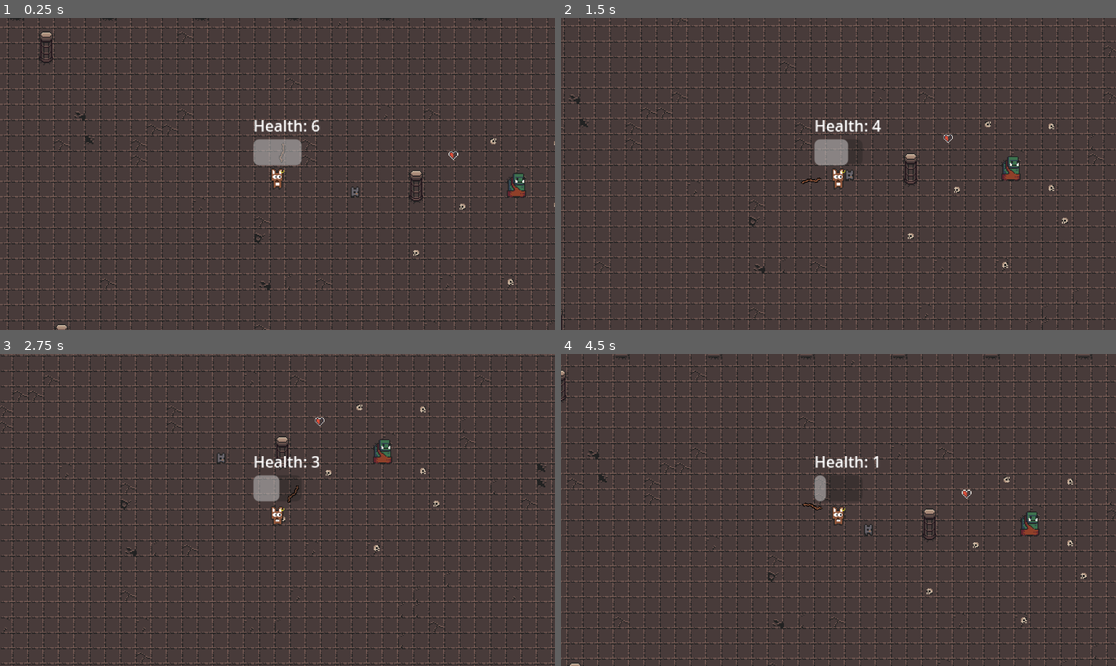
Above: before the commit, frames 1-4 (two rows, left to right).
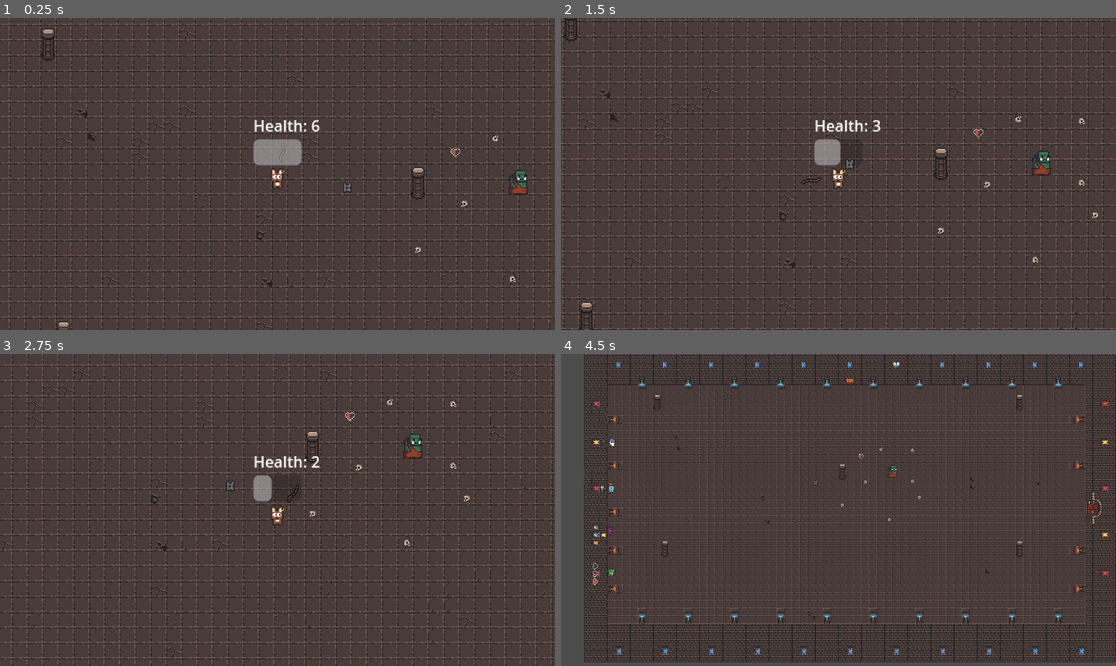
Above: after the commit, the same moments.

Repository: Naigma/proyecto_godot_2526
Game: Godot game, scene res://modules/levels/tutorial/tutorial.tscn
Same seed, same stepped clock (60 frames per second), same inputs: the game is played once before the commit and once after it. The project has no main scene, so this scene is started directly.
Inputs (mouse positions are in pixels of both pictures, inside the frame that each line leads up to):
- Up to frame 1 (0.25 s): no input
- Up to frame 2 (1.5 s): tap Enter (ui_accept) at 0.5, 0.77 s; move the mouse to (960, 158) at 0.52 s; hold D (right) 0.53-1.28 s; tap E (interact) at 0.6, 1.35 s; move the mouse to (727, 189) at 1.27 s; hold S (down) from 1.28 s (still down)
- Up to frame 3 (2.75 s): tap Enter (ui_accept) at 1.52 s; move the mouse to (333, 441) at 2.02 s; release S (down) at 2.03 s; hold D (right) from 2.03 s (still down); tap E (interact) at 2.1 s
- Up to frame 4 (4.5 s): move the mouse to (810, 572) at 2.77 s; release D (right) at 2.78 s; hold W (up) 2.78-3.53 s; tap E (interact) at 2.85, 3.6, 4.35 s; tap Enter (ui_accept) at 3.02, 3.77 s; move the mouse to (1005, 556) at 3.52 s; hold A (left) from 3.53 s (still down); move the mouse to (672, 463) at 4.27 s

The runs differ from the first frame. In frame 1, 26% of the frame differs, in the area x 0-100%, y 0-100%; in frame 2, 21%; in frame 3, 21%; in frame 4, 30%.
Error after the commit: Invalid access to property or key 'global_position' on a base object of type 'previously freed'. (res://modules/FSM/follow_state.gd:13)

Commit message:
creado estado follow y arreglillos varios

Diff:
--- /dev/null
+++ b/modules/FSM/follow_state.gd
@@ -0,0 +1,20 @@
+extends State
+class_name FollowState
+
+@export var enemy: CharacterBody2D
+@export var move_speed := 40.0
+var player: CharacterBody2D
+
+func enter():
+	player = get_tree().get_first_node_in_group("player")
+	print(player)
+
+func physics_update(_delta: float):
+	var direction = player.global_position - enemy.global_position
+
+	if direction.length() > 25:
+		enemy.velocity = direction.normalized() * move_speed
+	else:
+		enemy.velocity = Vector2.ZERO
+
+	enemy.move_and_slide()
--- a/modules/FSM/fsm.gd
+++ b/modules/FSM/fsm.gd
@@ -1,4 +1,5 @@
 extends Node
+class_name FSM
 
 @export var initial_state : State
 
--- a/modules/FSM/state.gd
+++ b/modules/FSM/state.gd
@@ -12,5 +12,5 @@
 func update(_delta: float):
 	pass
 
-func _physics_update(_delta: float):
+func physics_update(_delta: float):
 	pass
--- a/modules/enemy_stupid/enemy_stupid.tscn
+++ b/modules/enemy_stupid/enemy_stupid.tscn
@@ -1,7 +1,9 @@
-[gd_scene load_steps=8 format=3 uid="uid://ccfy6fv8o6y8r"]
+[gd_scene load_steps=10 format=3 uid="uid://ccfy6fv8o6y8r"]
 
 [ext_resource type="Script" uid="uid://bswpwr514tcgs" path="res://modules/enemy_stupid/enemy_stupid.gd" id="1_ns2yd"]
 [ext_resource type="Texture2D" uid="uid://huxpbx5og7fr" path="res://assets/dungeon_tileset_ii/tileset_jonathan.png" id="2_ns2yd"]
+[ext_resource type="Script" uid="uid://4okd8uhdjjem" path="res://modules/FSM/fsm.gd" id="3_ogxh1"]
+[ext_resource type="Script" uid="uid://18tt443d04ff" path="res://modules/FSM/follow_state.gd" id="4_et5mq"]
 
 [sub_resource type="AtlasTexture" id="AtlasTexture_nh1pq"]
 atlas = ExtResource("2_ns2yd")
@@ -51,4 +53,14 @@
 position = Vector2(1, 3)
 shape = SubResource("CircleShape2D_ns2yd")
 
+[node name="FSM" type="Node" parent="." node_paths=PackedStringArray("initial_state")]
+script = ExtResource("3_ogxh1")
+initial_state = NodePath("FollowState")
+metadata/_custom_type_script = "uid://4okd8uhdjjem"
+
+[node name="FollowState" type="Node" parent="FSM" node_paths=PackedStringArray("enemy")]
+script = ExtResource("4_et5mq")
+enemy = NodePath("../..")
+metadata/_custom_type_script = "uid://18tt443d04ff"
+
 [connection signal="timeout" from="Timer" to="." method="_on_timer_timeout"]
--- a/modules/levels/tutorial/tutorial.tscn
+++ b/modules/levels/tutorial/tutorial.tscn
@@ -16,13 +16,13 @@
 tile_map_data = PackedByteArray("AAAFABEAAAAVAAoAAGANABgAAAAFAAUAAAANABkAAAAFAAYAAAANABoAAAAFAAcAAAAMAAUAAAAFAAUAAAAMAA …(672 unchanged characters)…
 tile_set = ExtResource("1_tgt3j")
 
-[node name="Player" parent="." instance=ExtResource("2_3rof0")]
-position = Vector2(440, 232)
-
 [node name="NPC" parent="." instance=ExtResource("3_hx33g")]
 position = Vector2(105, 175)
 dialogue = "así se usa una bateria bomboclat con la tecla b le das y la tiras antes de que explote"
 npc_type = "wizard"
+
+[node name="Player" parent="." instance=ExtResource("2_3rof0")]
+position = Vector2(438, 235)
 
 [node name="EnemyStupid" parent="." instance=ExtResource("5_oqhi0")]
 position = Vector2(520, 248)
--- a/modules/player/player.tscn
+++ b/modules/player/player.tscn
@@ -68,7 +68,7 @@
 [sub_resource type="CircleShape2D" id="CircleShape2D_qgxqk"]
 radius = 13.038404
 
-[node name="Player" type="CharacterBody2D"]
+[node name="Player" type="CharacterBody2D" groups=["player"]]
 script = ExtResource("1_qgxqk")
 
 [node name="Camera2D" type="Camera2D" parent="."]
--- a/project.godot
+++ b/project.godot
@@ -13,6 +13,10 @@
 config/name="Zelda Pluscuamperfecto"
 config/features=PackedStringArray("4.5", "GL Compatibility")
 config/icon="res://icon.svg"
+
+[global_group]
+
+player=""
 
 [input]
 
Not shown, added: modules/FSM/follow_state.gd.uid
